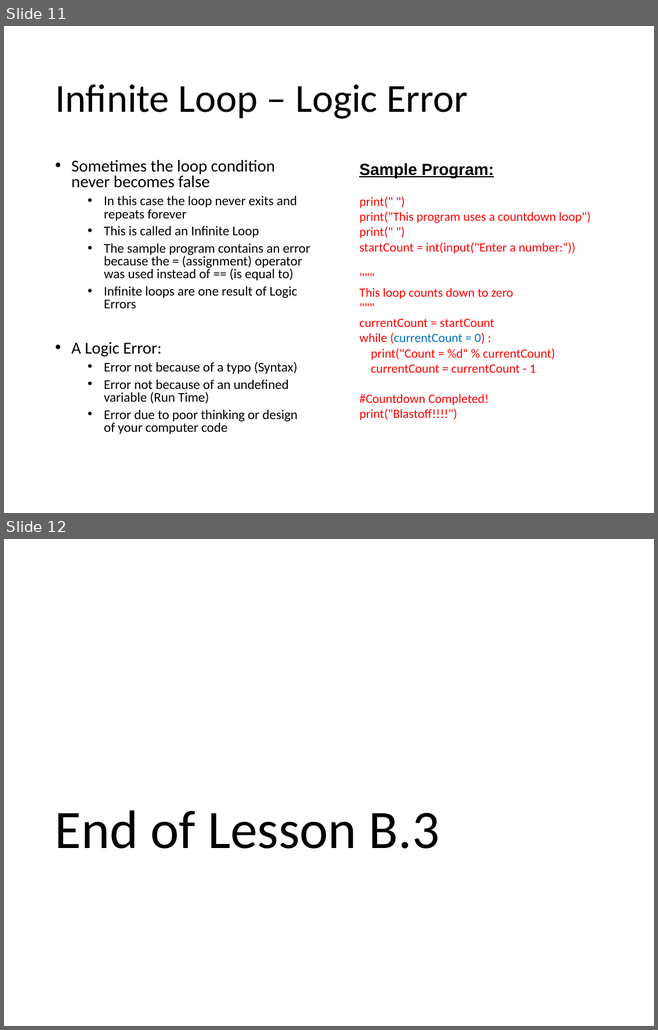
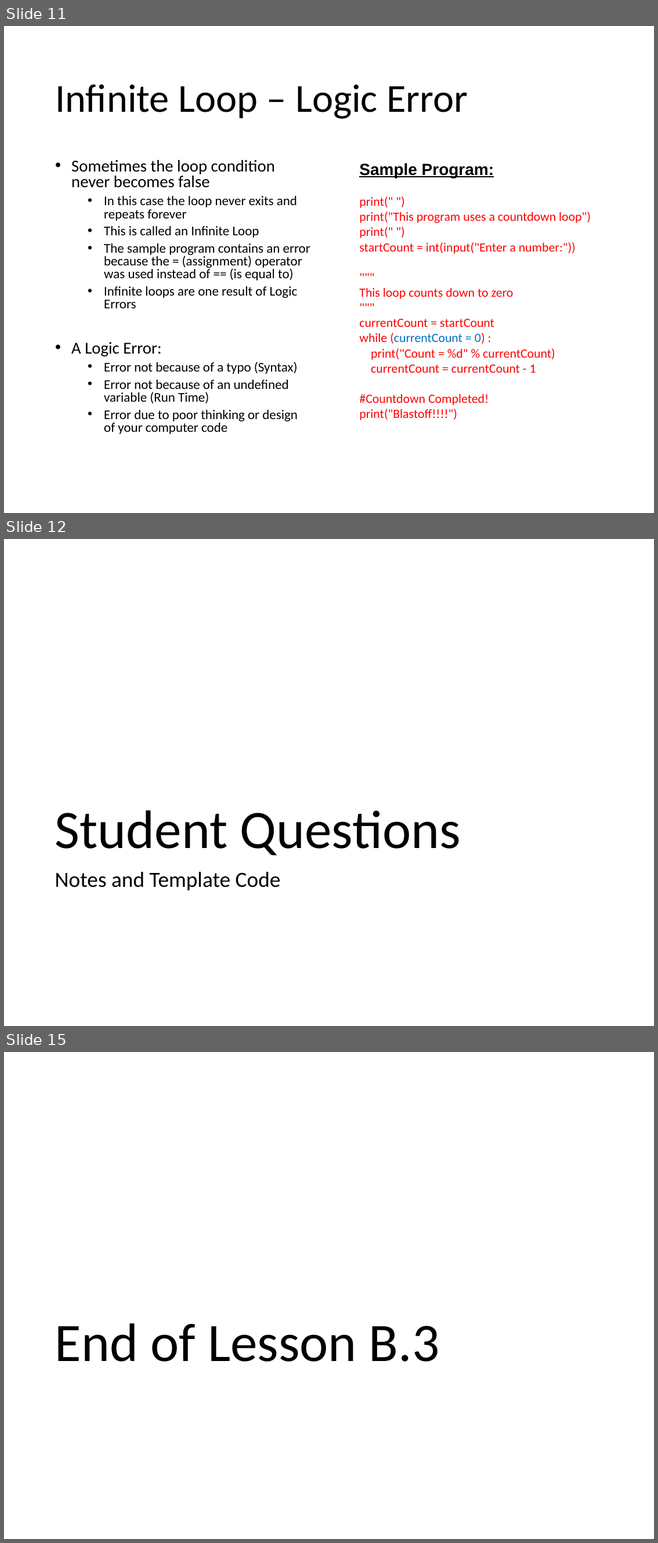
Before and after one commit to Greg5519/ICS3C0, a slide deck: Topic B Programming Skills/B.3 Lesson - Python Control Basics.pptx. Shown one above the other, each under a label of ours: slides 11 and 12 before the commit, slides 11, 12 and 15 after it; the slides between them are not shown. The pictures are 658x1030 and 658x1543 pixels, drawn with LibreOffice and Linux fonts; fonts in the diff are those of the drawing. Boxes give left, top, right and bottom in pixels: in the first picture for what was removed or moved away, otherwise in the second. Text is boxed around its words. In the diff, an @@ line names an element or a change of style, - is before the commit and + after.

```diff
--- a/Topic B Programming Skills/B.3 Lesson - Python Control Basics.pptx
+++ b/Topic B Programming Skills/B.3 Lesson - Python Control Basics.pptx
@@ slide 12 added at (4,539,654,1026), background #FFFFFF @@
@@ title added at (55,810,460,856), 60 pt, text #000000 @@
+Student Questions
@@ text added at (55,872,281,890), 24 pt, text #000000 @@
+Notes and Template Code
@@ what was slide 12 is now slide 15 @@
```
Also in this commit, not shown: 2 other slides added, 3 other files.
